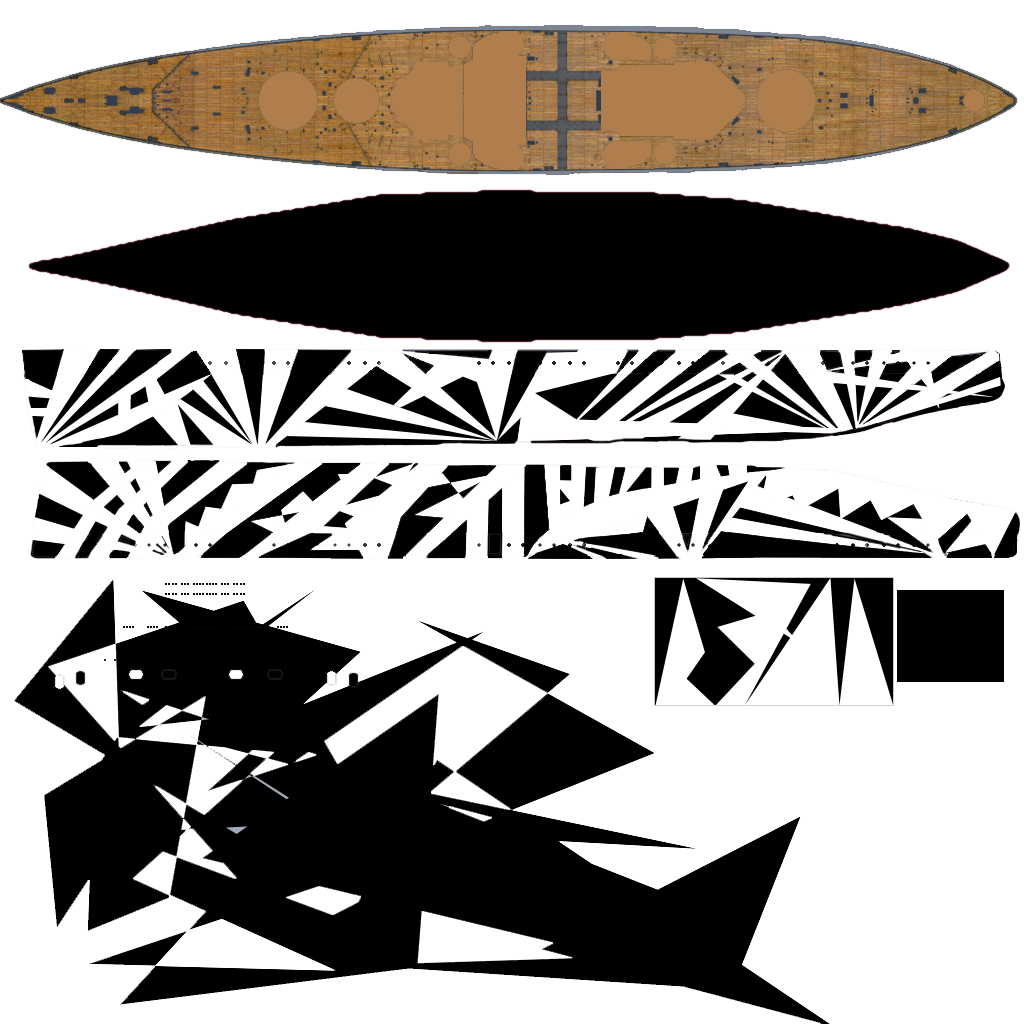
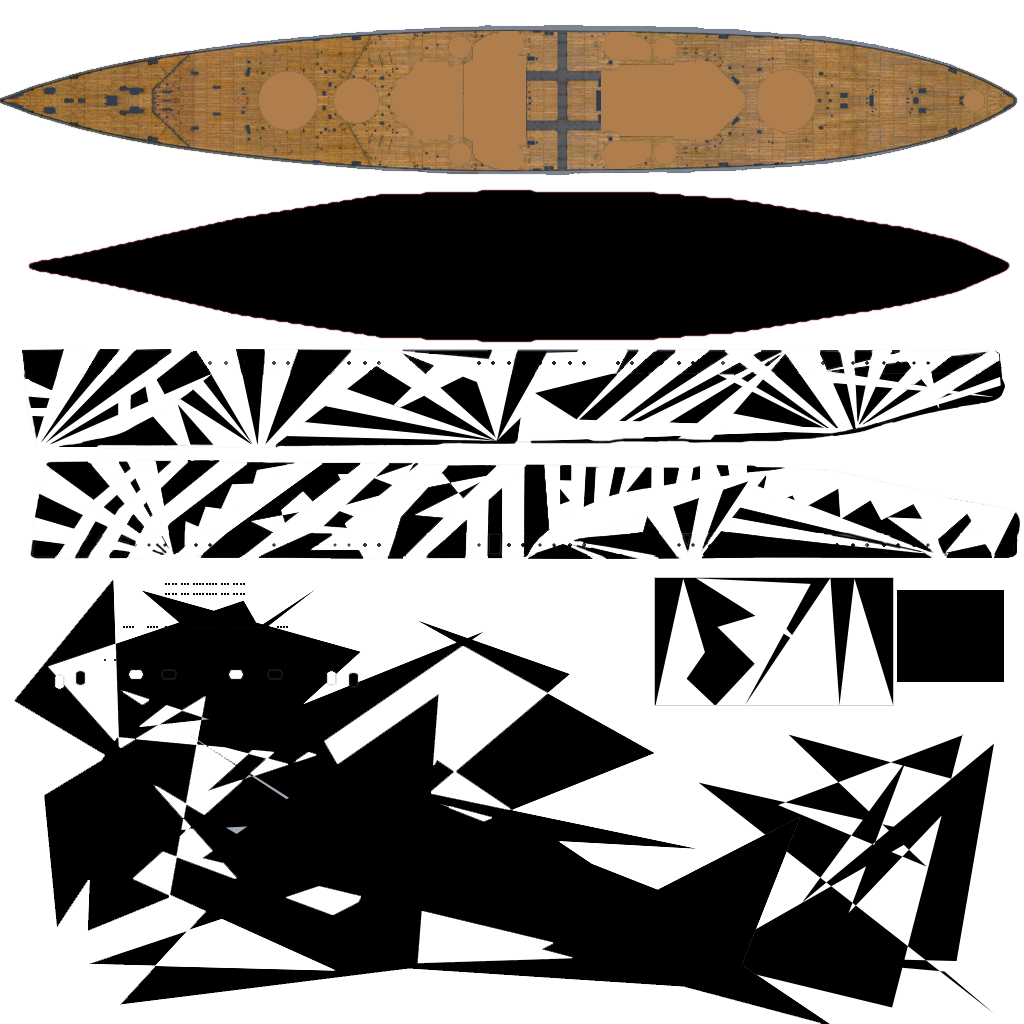
Revision of a layered (1024, 1024) image; what changed, layer by layer:
painted on "Camada 0" over [698, 734, 994, 1014]
